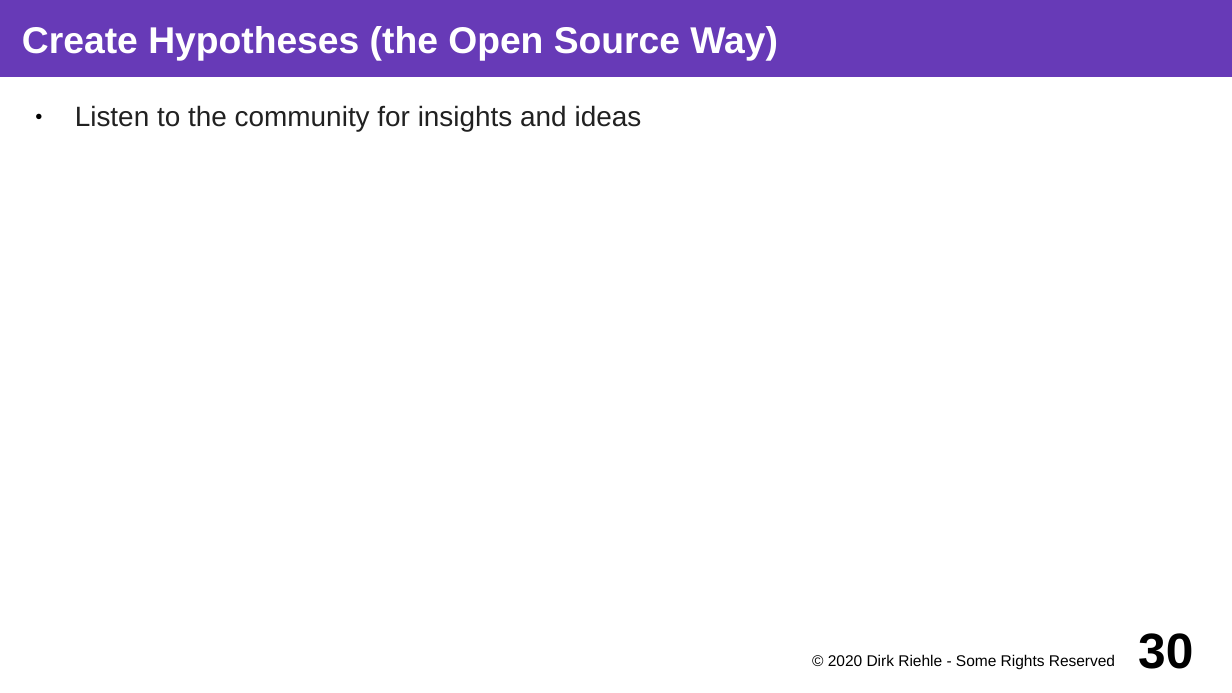
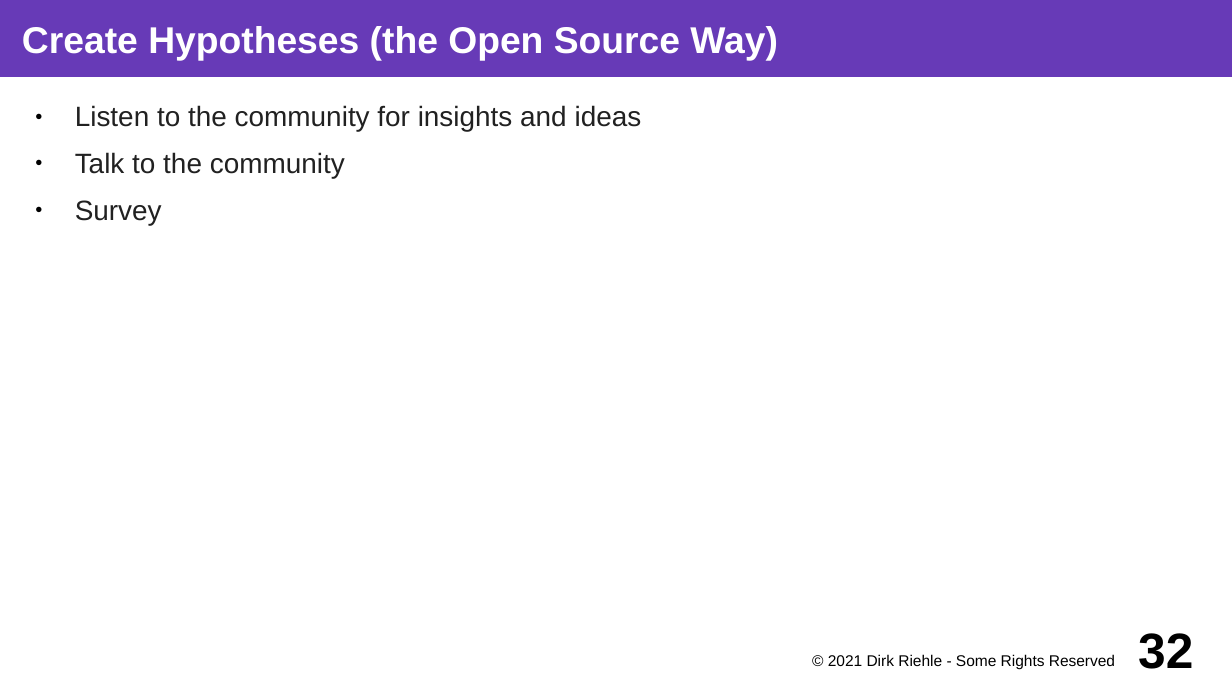
Before and after one commit to dirkriehle/coss-course, a slide deck: slide 32 of Lecture slides/COSS D01 - Software Startups.odp (slide 30 before the commit). Drawn at 1232x693 pixels with LibreOffice and Linux fonts; fonts in the diff are those of the drawing. Boxes give left, top, right and bottom in pixels: in the first picture for what was removed or moved away, otherwise in the second. Text is boxed around its words. In the diff, an @@ line names an element or a change of style, - is before the commit and + after.

```diff
--- a/Lecture slides/COSS D01 - Software Startups.odp
+++ b/Lecture slides/COSS D01 - Software Startups.odp
@@ text at [75,152,345,225]: paragraphs added @@
+● Talk to the community
+● Survey
@@ text at [828,654,1115,670]: text changed @@
-© 2020 Dirk Riehle - Some Rights Reserved
+© 2021 Dirk Riehle - Some Rights Reserved
@@ page number at [1138,633,1193,669]: text changed @@
-30
+32
```
Also in this commit, not shown: 45 other slides changed, 2 slides added, 5 other files.
